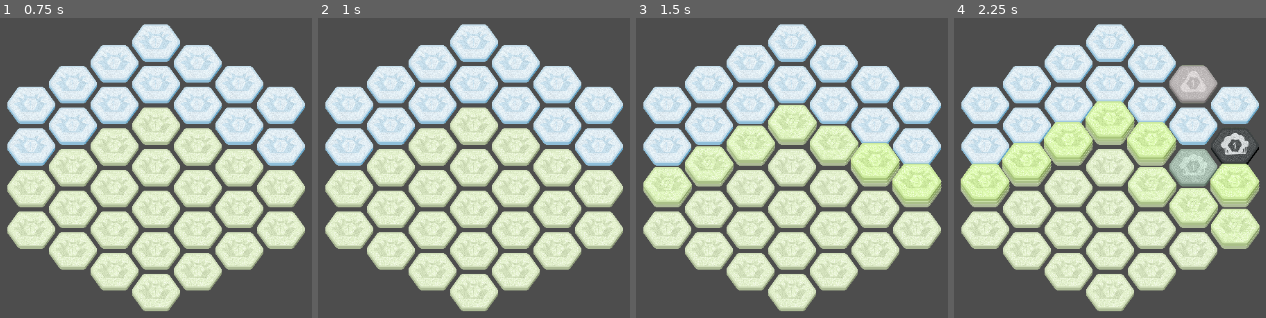
Above: before the commit, frames 1-4 (left to right).
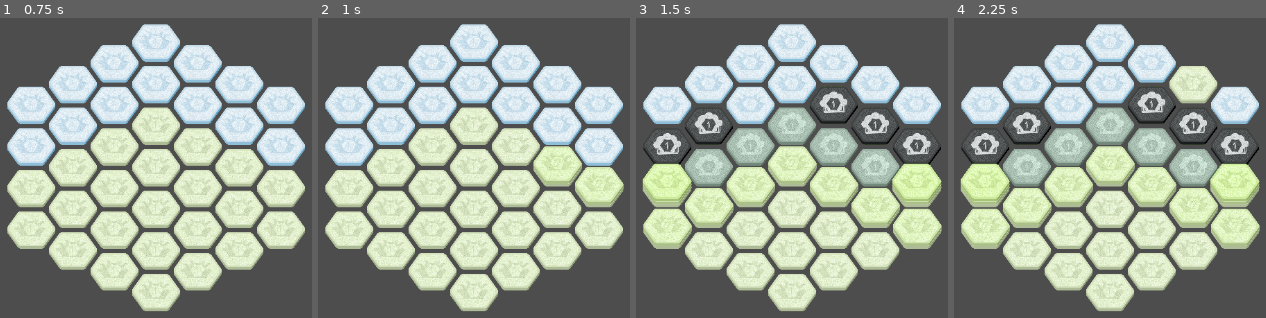
Above: after the commit, the same moments.

Repository: verityley/TheLastBeeastion
Game: Godot game, scene res://Scenes/Stages/World/world_map.tscn
Same seed, same stepped clock (60 frames per second), same inputs: the game is played once before the commit and once after it. The project has no main scene, so this scene is started directly. The engine's default icon, where the game draws it, is replaced by a stand-in: a white triangle on a blue panel in a dark square.
Inputs (mouse positions are in pixels of both pictures, inside the frame that each line leads up to):
- Up to frame 1 (0.75 s): tap Enter at 0.5 s; move the mouse to (outside the picture) at 0.52 s; press the mouse at (outside the picture) at 0.53 s
- Up to frame 2 (1 s): tap Space (ProgressTurn) at 0.8 s
- Up to frame 3 (1.5 s): move the mouse to (outside the picture) at 1.27 s; release the mouse at (outside the picture) at 1.28 s; tap Space (ProgressTurn) at 1.35 s
- Up to frame 4 (2.25 s): right-click (outside the picture) at 1.55 s; tap Space (ProgressTurn) at 2 s; move the mouse to (1191, 69) at 2.02 s; hold Right mouse button (RightClick) from 2.03 s (still down)

Frame 1 is identical in both runs. In frame 2, 1.5% of the frame differs, in the area x 68-99%, y 42-63%; in frame 3, 21%, in the area x 1-99%, y 22-77%; in frame 4, 17%.

Commit message:
Spark Finalized, Spreads too much still

Diff:
--- a/Scenes/Stages/World/world_map.tscn
+++ b/Scenes/Stages/World/world_map.tscn
@@ -8,6 +8,7 @@
 [ext_resource type="Resource" uid="uid://byi2x38dlb0wo" path="res://Scripts/Resources/Tiles/Stone.tres" id="4_i4tqr"]
 [ext_resource type="Resource" uid="uid://cdba7e06nccya" path="res://Scripts/Resources/Tiles/Water.tres" id="4_xs311"]
 [ext_resource type="Resource" uid="uid://d1pmargdpki0u" path="res://Scripts/Resources/Tiles/Fire.tres" id="5_xi3bq"]
+[ext_resource type="Texture2D" uid="uid://7ymnceqjpltl" path="res://Assets/Misc Graphics/icon.svg" id="9_bq45t"]
 
 [sub_resource type="TileSetAtlasSource" id="TileSetAtlasSource_h4knm"]
 texture = ExtResource("1_21n8k")
@@ -126,12 +127,13 @@
 layer_0/y_sort_enabled = true
 layer_0/tile_data = PackedInt32Array(65536, 0, 0, -1, 0, 0, -65536, 0, 0, 131071, 0, 0, 65534, 0, 0, -2, 0, 4, -65537,  …(403 unchanged characters)…
 script = ExtResource("2_jc8hh")
+turnIcon = ExtResource("9_bq45t")
 
 [node name="Camera2D" type="Camera2D" parent="."]
 position = Vector2(203, 155)
 zoom = Vector2(0.2, 0.2)
 
 [node name="Timer" type="Timer" parent="."]
-wait_time = 0.2
+wait_time = 0.1
 
 [connection signal="timeout" from="Timer" to="." method="_on_timer_timeout"]
--- a/Scripts/Debug/debugMap.gd
+++ b/Scripts/Debug/debugMap.gd
@@ -50,6 +50,8 @@
 		else:
 			$Timer.stop()
 
+		#wait = true
+		#$Timer.start()
 		#WorldTurn()
 
 
--- a/Scripts/Hex.gd
+++ b/Scripts/Hex.gd
@@ -10,7 +10,8 @@
 var topper:Sprite2D
 var topperPosition:Vector2
 var flowTile
-var priorStack:int = 1
+var priorStack:int
+var outOfFuel:bool = false
 
 
 func UpdateHexSprite(map:WorldMap):
--- a/Scripts/Resources/Tiles/Fire.tres
+++ b/Scripts/Resources/Tiles/Fire.tres
@@ -1,13 +1,15 @@
-[gd_resource type="Resource" script_class="FireRules" load_steps=2 format=3 uid="uid://d1pmargdpki0u"]
+[gd_resource type="Resource" script_class="FireRules" load_steps=3 format=3 uid="uid://d1pmargdpki0u"]
 
 [ext_resource type="Script" path="res://Scripts/Rulesets/FireRules.gd" id="1_8dej5"]
+[ext_resource type="Resource" uid="uid://dktxm58ry242g" path="res://Scripts/Resources/Entities/Spark.tres" id="2_bsu7g"]
 
 [resource]
 script = ExtResource("1_8dej5")
+sparkEntity = ExtResource("2_bsu7g")
 name = "Fire"
 tileIndex = Vector2i(0, 6)
 stackMax = 3
-counterStart = 3
+counterStart = 2
 soundScale = []
 tagsDatabase = {
 "Blocked": false,
--- a/Scripts/Rulesets/FireRules.gd
+++ b/Scripts/Rulesets/FireRules.gd
@@ -7,7 +7,7 @@
 	var neighbors = map.GetAllAdjacent(coords)
 	var priorStack = map.hexDatabase[coords].priorStack
 
-	priorStack = clampi(priorStack, 0, 3)
+	priorStack = clampi(priorStack, 0, 3);
 	if TagTrig(map, coords, "Damp"): #If tile is damp, fire starts going out.
 		if MinMaxTrig(map, coords, false):
 			map.ChangeTile(coords, HexTypes.type["Ash"])
@@ -18,18 +18,40 @@
 
 	if TimeTrig(map, coords):
 		if MinMaxTrig(map, coords, true):
-			map.ChangeTile(coords, HexTypes.type["Ash"], priorStack)
-			for tile in neighbors:
-				if TileTrig(map, coords, HexTypes.type["Water"]):
-					map.hexDatabase[tile].priorStack = map.hexDatabase[tile].stackCount
-					map.ChangeEntity(tile, sparkEntity)
-					var spark = map.hexDatabase[tile].entityOnTile
-					spark.OnPlace(map, tile)
-					spark.sparkCount = priorStack
-					spark.entitySprite.texture = spark.sparkResource[priorStack-1]
-					#map.ChangeTile(tile, HexTypes.type["Fire"], priorStack) #Replace with Spark entity
+			map.hexDatabase[coords].outOfFuel = true
+			map.ChangeStack(coords, -1)
+			var RNGtile = neighbors[RandomNumberGenerator.new().randi_range(0, neighbors.size()-1)]
+			if !TileTrig(map, RNGtile, HexTypes.type["Water"]) and !TileTrig(map, RNGtile, HexTypes.type["Fire"]):
+				var spark = sparkEntity.duplicate()
+				map.ChangeEntity(RNGtile, spark)
+				spark.OnPlace(map, RNGtile)
+				spark.sparkCount = priorStack
+				spark.entitySprite.texture = spark.sparkResource[priorStack-1]
+				#map.ChangeTile(tile, HexTypes.type["Fire"], priorStack) #Replace with Spark entity
 		else:
-			map.ChangeStack(coords, 1)
+			if map.hexDatabase[coords].outOfFuel:
+				if MinMaxTrig(map, coords, false):
+					var RNGtile = neighbors[RandomNumberGenerator.new().randi_range(0, neighbors.size()-1)]
+					if !TileTrig(map, RNGtile, HexTypes.type["Water"]) and !TileTrig(map, RNGtile, HexTypes.type["Fire"]):
+						var spark = sparkEntity.duplicate()
+						map.ChangeEntity(RNGtile, spark)
+						spark.OnPlace(map, RNGtile)
+						spark.sparkCount = priorStack
+						spark.entitySprite.texture = spark.sparkResource[priorStack-1]
+					map.ChangeTile(coords, HexTypes.type["Ash"])
+					map.hexDatabase[coords].outOfFuel = false
+				else:
+					map.ChangeStack(coords, -1)
+					var RNGtile = neighbors[RandomNumberGenerator.new().randi_range(0, neighbors.size()-1)]
+					if !TileTrig(map, RNGtile, HexTypes.type["Water"]) and !TileTrig(map, RNGtile, HexTypes.type["Fire"]):
+						var spark = sparkEntity.duplicate()
+						map.ChangeEntity(RNGtile, spark)
+						spark.OnPlace(map, RNGtile)
+						spark.sparkCount = priorStack
+						spark.entitySprite.texture = spark.sparkResource[priorStack-1]
+			else:
+				map.ChangeStack(coords, 1)
+
 
 		map.hexDatabase[coords].counter = self.counterStart
 	else:
--- a/Scripts/Rulesets/SparkEntity.gd
+++ b/Scripts/Rulesets/SparkEntity.gd
@@ -6,22 +6,31 @@
 
 func EntityActions(map:WorldMap, hex:Hex):
 	var tileType:TileRuleset = hex.tileType
-	var targetTile:Vector2i = map.hexDatabase[hex.gridCoords]
-	if hex.tags["Damp"]:
-		map.AddRemoveTag(targetTile, "Damp", false)
-		map.ChangeEntity(targetTile, null, true)
+	var tile:Vector2i = hex.gridCoords
+	map.updateOrder.erase(tile)
+	if hex.tags["Damp"] == true:
+		map.AddRemoveTag(tile, "Damp", false)
+		map.ChangeEntity(tile, null, true)
 		map.remove_child(entitySprite)
-		map.entityOrder.erase(self)
+		#map.entityOrder.erase(self)
 
-	if sparkCount == 3:
-		map.ChangeTile(targetTile, HexTypes.type["Fire"])
-		map.ChangeEntity(targetTile, null, true)
-		map.remove_child(entitySprite)
-		map.entityOrder.erase(self)
-		return
-
-	if hex.tags["Flammable"]:
+	if hex.tags["Flammable"] == true:
 		sparkCount += 1
+		if sparkCount == 4:
+			map.hexDatabase[tile].priorStack = map.hexDatabase[tile].stackCount
+			map.ChangeTile(tile, HexTypes.type["Fire"])
+			map.ChangeEntity(tile, null, true)
+			map.remove_child(entitySprite)
+			map.entityOrder.erase(self)
+			return
 		entitySprite.texture = sparkResource[sparkCount-1]
-
+	else:
+		sparkCount -= 1
+		if sparkCount <= 0:
+			map.ChangeEntity(tile, null, true)
+			map.remove_child(entitySprite)
+			map.entityOrder.erase(self)
+		entitySprite.texture = sparkResource[sparkCount-1]
+	map.hexDatabase[tile].tileType.UpdateHex(map, tile)
+	map.hexDatabase[tile].UpdateHexSprite(map)
 	#map.entityOrder.append(self)
--- a/Scripts/WorldMap.gd
+++ b/Scripts/WorldMap.gd
@@ -6,11 +6,17 @@
 
 var updateOrder:Array[Vector2i] #Add tile coords to this array to add them to the update queue
 var entityOrder:Array[Entity]
+@export var wait:bool
+@export var turnIcon:Texture2D
+var turnTracker:Sprite2D
 #Use Array.has() to make sure it isnt added twice
 
 func WorldSetup():
 	var worldHexes:Array[Vector2i] = GetAllHexes(worldSize)
-
+	turnTracker = Sprite2D.new()
+	add_child(turnTracker)
+	turnTracker.hide()
+	turnTracker.texture = turnIcon
 	for tile in worldHexes:
 		var hexData:TileData = get_cell_tile_data(0, tile)
 		if hexData == null:
@@ -22,6 +28,7 @@
 		newHex.stackCount = hexData.get_custom_data("Stack Count")
 		newHex.tags = newHex.tileType.tagsDatabase.duplicate()
 		newHex.counter = newHex.tileType.counterStart
+		newHex.priorStack = newHex.stackCount
 		var newTopper:Sprite2D = Sprite2D.new()
 		add_child(newTopper)
 		newTopper.texture = hexData.get_custom_data("Topper")
@@ -42,6 +49,8 @@
 func WorldTurn():
 	updateOrder = GetAllHexes(worldSize)
 	#print(updateOrder)
+	if wait:
+		turnTracker.show()
 	UpdateWorld()
 
 func UpdateWorld(): #This is a loop that iterates through every hex, in priority order
@@ -49,13 +58,20 @@
 	while entityUpdates.size() > 0:
 		var entity:Entity = entityUpdates.pop_front()
 		entity.UpdateEntity(self)
+		if wait == true:
+			turnTracker.position = to_global(map_to_local(entity.entityPos))
+			await $Timer.timeout
 	while updateOrder.size() > 0:
 		var tile = updateOrder.pop_front()
 		if hexDatabase.has(tile):
 			#print("Current Updating Tile: ", tile, " Current Tile Type: ", hexDatabase[tile].tileType.name)
 			hexDatabase[tile].tileType.UpdateHex(self, tile)
 			hexDatabase[tile].UpdateHexSprite(self)
-	pass
+			if wait == true:
+				turnTracker.position = to_global(map_to_local(tile))
+				await $Timer.timeout
+	if wait:
+		turnTracker.hide()
 	#Make sure to skip any hex that has already updated, or been newly placed this turn
 	#Be sure to remove tile coords from updateOrder if they've been changed by anything in this function
 
@@ -167,7 +183,7 @@
 
 func ChangeTile(coords:Vector2i, type:TileRuleset, stacks:int=1, soft:bool=false):
 	#Swap out target tile. If "soft", adds tags to resulting tile's tags. Optionally set stack count, default 1.
-	print(type)
+	#print(type)
 	var targetTile:Hex = hexDatabase[coords]
 	#print("Changing Tile ", coords, " to ", type.name)
 	#play random sound from targetTile.tileType.soundScale
@@ -177,8 +193,8 @@
 		targetTile.tileType = type
 		targetTile.stackCount = stacks
 		targetTile.counter = type.counterStart
-		if targetTile.counter != -1:
-			print("Counter: ", targetTile.counter)
+		#if targetTile.counter != -1:
+			#print("Counter: ", targetTile.counter)
 		#Keep tile graphic atlas to tile types going vertical, stacks going horizontal. New columns OK
 		set_cell(0, coords, 0, type.tileIndex + Vector2i(targetTile.stackCount-1, 0))
 		ChangeTags(coords, type.tagsDatabase)
@@ -190,8 +206,8 @@
 		return
 	if targetTile.entityOnTile != null and forceReplace == false:
 		return
-	if targetTile.entityOnTile.entityTags["Irreplacable"] == true:
-		return
+	#if targetTile.entityOnTile.entityTags["Irreplacable"] == true:
+	#	return
 	targetTile.entityOnTile = entity
 	#Change entity graphic out for new
 
Not shown: 1 places in Scenes/Stages/World/world_map.tscn that only renumber resources
